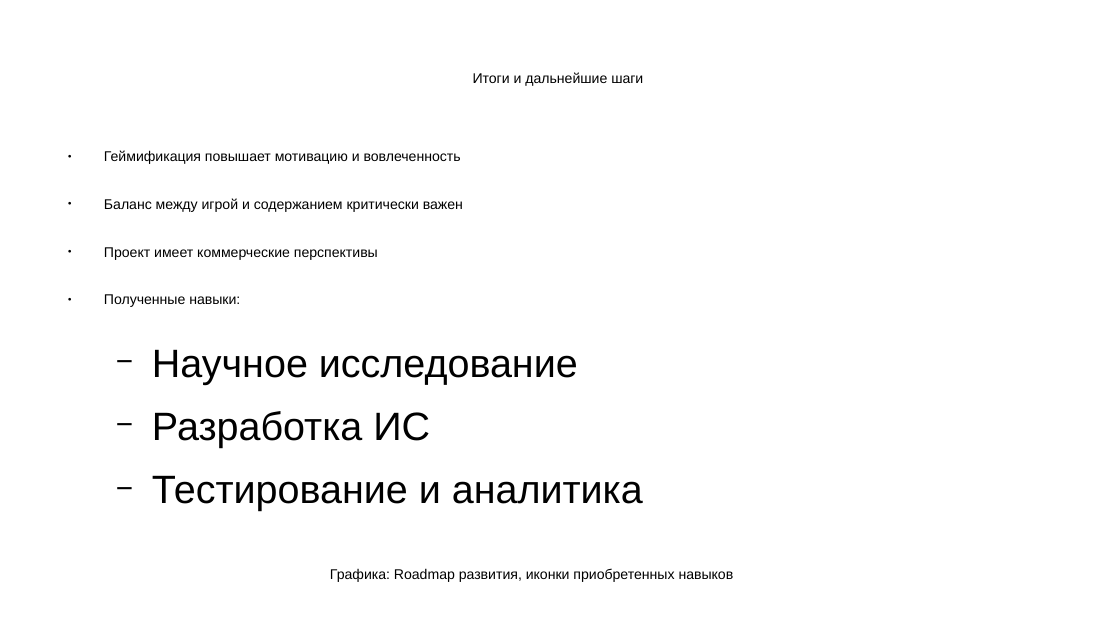
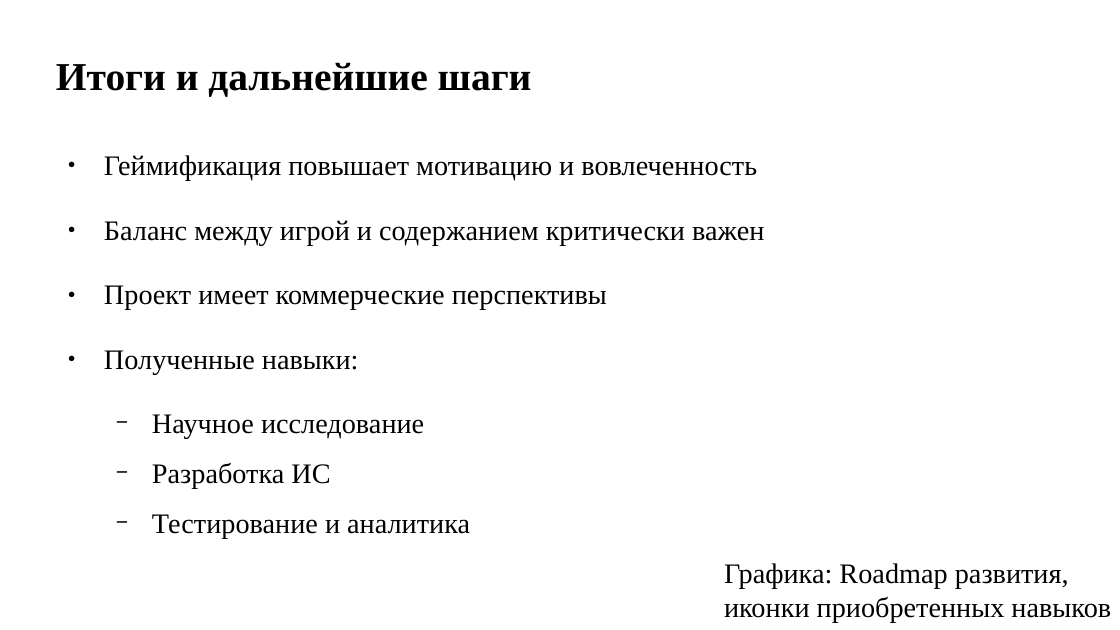
Before and after one commit to pagamov/pagamov_bot, a slide deck: slide 11 of docs/Гамов_Презентация Отчет НИР_26.pptx. Drawn at 1120x630 pixels with LibreOffice and Linux fonts; fonts in the diff are those of the drawing. Boxes give left, top, right and bottom in pixels: in the first picture for what was removed or moved away, otherwise in the second. Text is boxed around its words. In the diff, an @@ line names an element or a change of style, - is before the commit and + after.

```diff
--- a/docs/Гамов_Презентация Отчет НИР_26.pptx
+++ b/docs/Гамов_Презентация Отчет НИР_26.pptx
@@ title "Итоги и дальнейшие шаги" at [56, 62, 532, 97]: size 10 to 28 pt, font Arial to Times New Roman, bold on; alignment centre to left; line spacing 1 to 0.9 @@
@@ text "Геймификация повышает мотивацию и вовлеченность" at [104, 155, 764, 538]: size 10 to 20 pt in "Геймификация повышает мотивацию и вовлеченность", "Баланс между игрой и содержанием критически важен", "Проект имеет коммерческие перспективы", "Полученные навыки:"; font Arial to Times New Roman; size 28 to 20 pt in "Научное исследование", "Разработка ИС", "Тестирование и аналитика"; line spacing 1 to 0.9 @@
@@ text "Графика: Roadmap развития, иконки приобретенных ...": place and size @@
-text "Графика: Roadmap развития, иконки приобретенных ..." at [330, 568, 734, 582]
+text "Графика: Roadmap развития, иконки приобретенных ..." at [724, 563, 1111, 622]
@@ text "Графика: Roadmap развития, иконки приобретенных ..." at [724, 563, 1111, 622]: size 10 to 20 pt, font Arial to Times New Roman @@
```
Also in this commit, not shown: 21 other slides changed, 2 slides removed, 2 other files.
